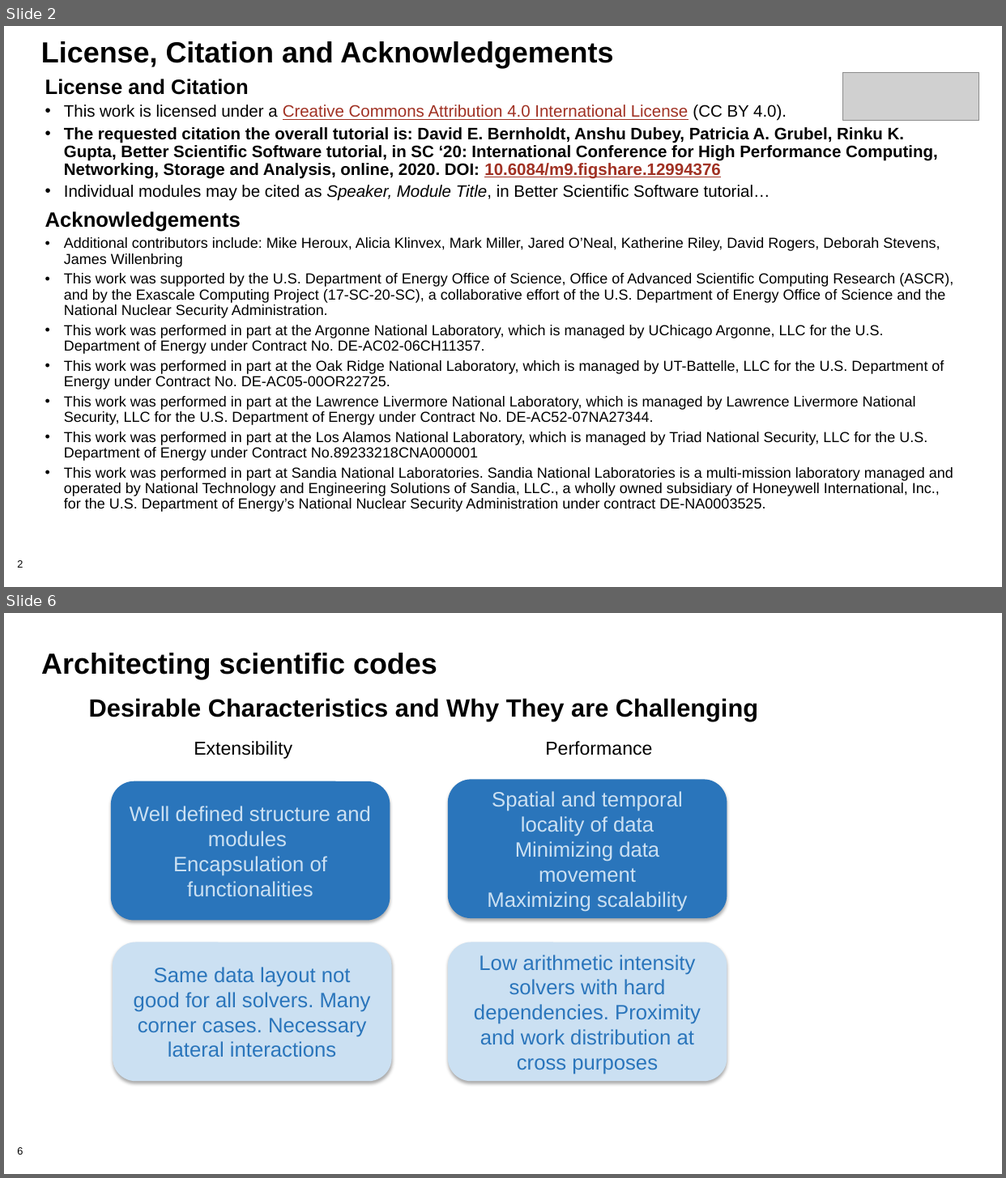
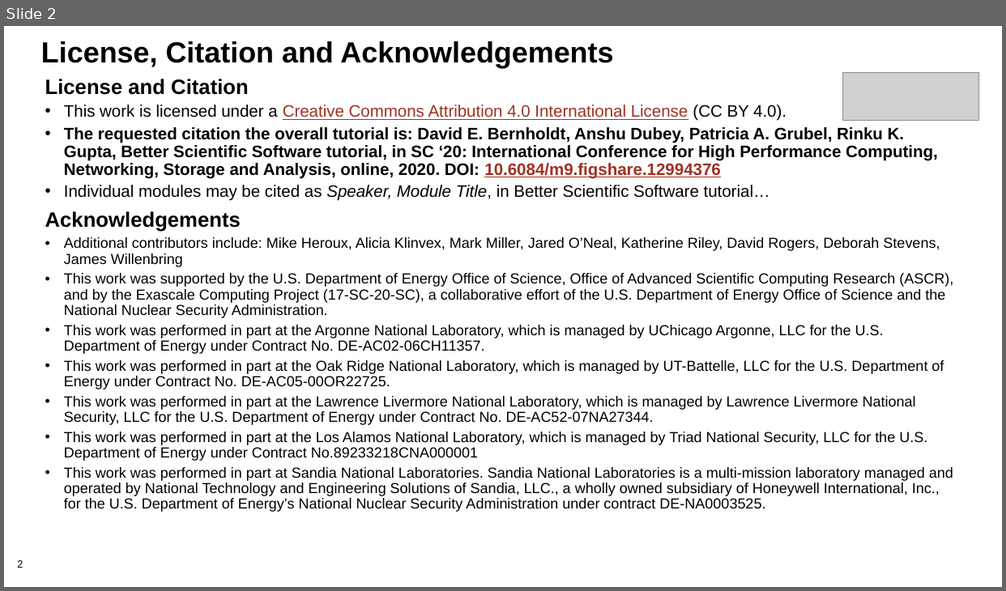
Before and after one commit to bssw-tutorial/presentations, a slide deck: final-presentations/2021-03-25-iss/05-design.pptx. Shown one above the other, each under a label of ours: slides 2 and 6 before the commit, slide 2 after it; the slides between them are not shown. The pictures are 1006x1178 and 1006x591 pixels, drawn with LibreOffice and Linux fonts; fonts in the diff are those of the drawing; grey boxes stand for pictures; background and template pictures are left out. Boxes give left, top, right and bottom in pixels: in the first picture for what was removed or moved away, otherwise in the second. Text is boxed around its words. In the diff, an @@ line names an element or a change of style, - is before the commit and + after.

```diff
--- a/final-presentations/2021-03-25-iss/05-design.pptx
+++ b/final-presentations/2021-03-25-iss/05-design.pptx
@@ slide 6 removed at [4,613,1002,1174], background #FFFFFF; not listed: 1 template element that a slide beside it also shows @@
@@ title removed at [41,653,437,679] @@
-Architecting scientific codes
@@ text removed at [89,698,758,722] @@
-Desirable Characteristics and Why They are Challenging
@@ text removed at [194,741,292,759] @@
-Extensibility
@@ text removed at [545,741,652,756] @@
-Performance
@@ rounded rectangle removed at [111,781,390,921] @@
-Well defined structure and modules
-Encapsulation of functionalities
@@ rounded rectangle removed at [448,779,727,918] @@
-Spatial and temporal locality of data
-Minimizing data movement
-Maximizing scalability
@@ rounded rectangle removed at [113,943,392,1082] @@
-Same data layout not good for all solvers. Many corner cases. Necessary lateral interactions
@@ rounded rectangle removed at [448,943,727,1082] @@
-Low arithmetic intensity solvers with hard dependencies. Proximity and work distribution at cross purposes
```
Also in this commit, not shown: 3 slides changed, 7 slides added, 15 other slides removed.
